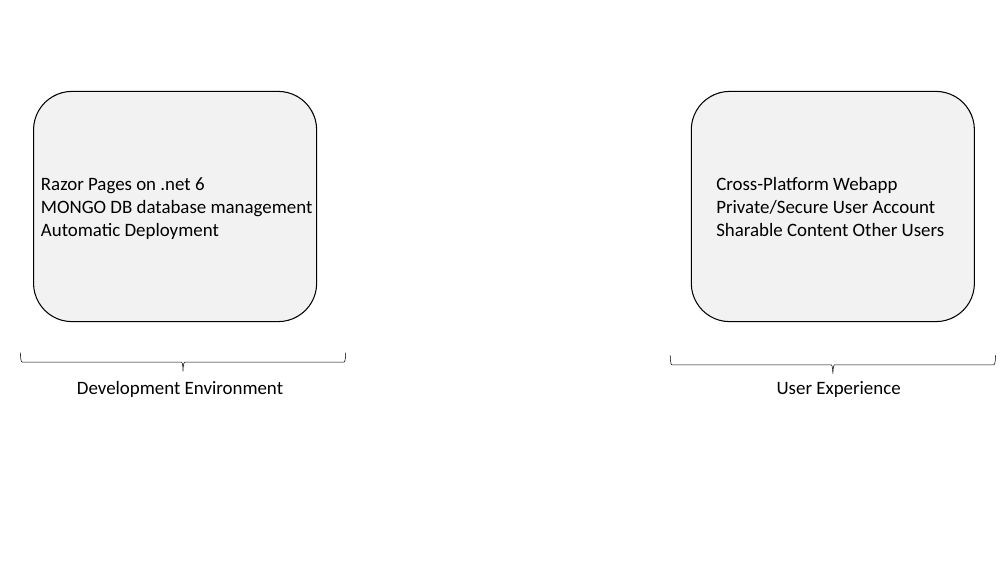
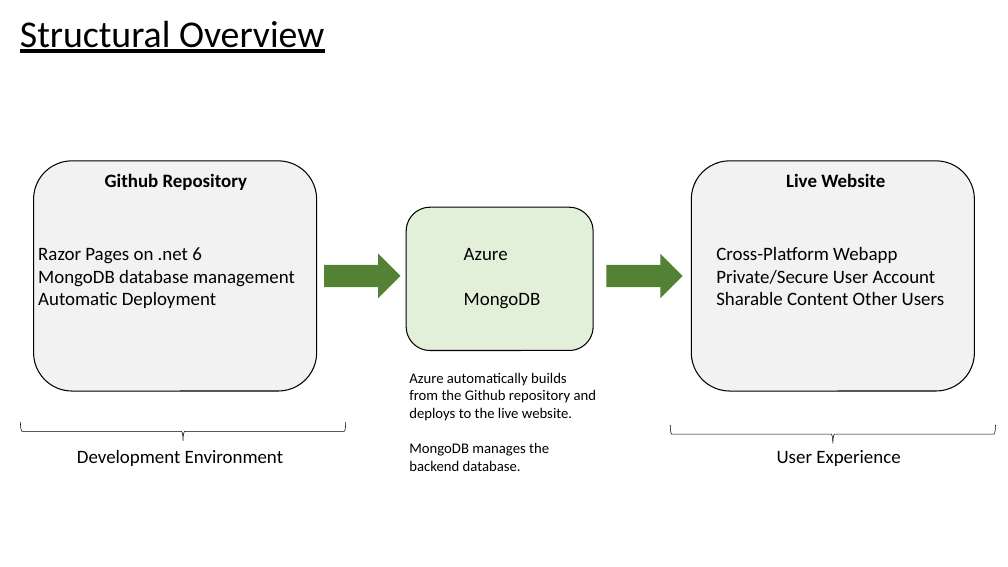
Before and after one commit to gabrown21/HolyFit, a slide deck: slide 1 of doc/HolyFitArchitecture.pptx. Drawn at 1008x567 pixels with LibreOffice and Linux fonts; fonts in the diff are those of the drawing. Boxes give left, top, right and bottom in pixels: in the first picture for what was removed or moved away, otherwise in the second. Text is boxed around its words. In the diff, an @@ line names an element or a change of style, - is before the commit and + after.

```diff
--- a/doc/HolyFitArchitecture.pptx
+++ b/doc/HolyFitArchitecture.pptx
@@ text added at (20,20,324,53), 36 pt, text #000000, underline @@
+Structural Overview
@@ text added at (105,173,248,190), 18 pt, text #000000, bold @@
+Github Repository
@@ text added at (786,173,885,187), 18 pt, text #000000, bold @@
+Live Website
@@ rounded rectangle added at (406,207,593,351), fill #E2F0D9, outline #000000 1 pt @@
@@ right arrow added at (324,253,401,298), fill #548235 @@
@@ text added at (464,248,541,309), 18 pt, text #000000 @@
+Azure
+MongoDB
@@ right arrow added at (606,253,683,298), fill #548235 @@
@@ text at (38,270,295,287): text changed @@
-MONGO DB database management
+MongoDB database management
@@ text added at (409,372,597,471), 14 pt, text #000000 @@
+Azure automatically builds from the Github repository and deploys to the live website.
+MongoDB manages the backend database.
@@ 4 texts, 2 rounded rectangles, 2 right braces: place and size @@
-4 texts, 2 rounded rectangles, 2 right braces at (21,91,996,397)
+4 texts, 2 rounded rectangles, 2 right braces at (21,161,996,466)
```
Also in this commit, not shown: 3 slides added, 2 slides removed, 3 other files.
